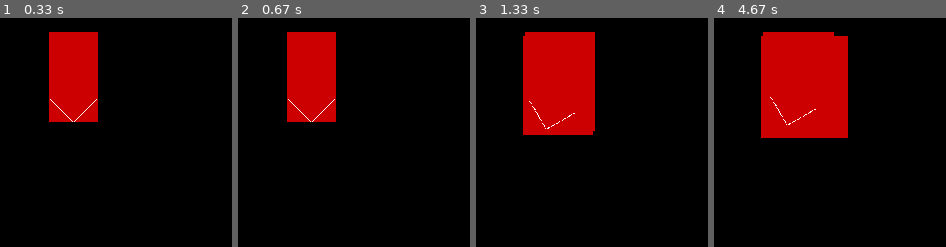
Above: before the commit, frames 1-4 (left to right).
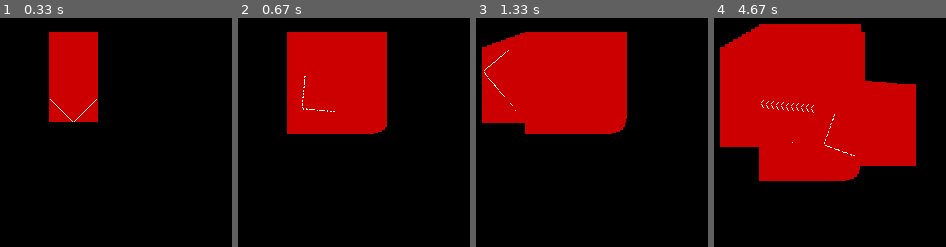
Above: after the commit, the same moments.

Repository: jancoufal/pyshards
Game: pygame game, started from pygame/moveable-rect.py
The game is run twice, just before and just after one commit, with the same random seed, the same clock (stepped at 60 frames per second) and the same inputs.
Inputs:
- Up to frame 1 (0.33 s): no input
- Up to frame 2 (0.67 s): hold Right from 0.33 s (still down)
- Up to frame 3 (1.33 s): release Right at 0.8 s; hold Up 0.83-1.13 s; hold Right from 1.17 s (still down)
- Up to frame 4 (4.67 s): release Right at 1.63 s; hold Left 1.67-2.2 s; hold Down 2.23-2.53 s; hold Left 2.57-2.97 s; hold Up 3-3.37 s; hold Right 3.4-4.03 s; hold Down 4.07-4.43 s; hold Left from 4.47 s (still down)

Frame 1 is identical in both runs. In frame 2, 11% of the frame differs, in the area x 21-65%, y 6-51%; in frame 3, 13%; in frame 4, 30%, in the area x 2-88%, y 2-72%.

Commit message:
we have a car now

Diff:
--- a/pygame/moveable-rect.py
+++ b/pygame/moveable-rect.py
@@ -20,31 +20,44 @@
 		position=Vector2d(*screen_rect.center),
 		direction=Vector2d(0, 5),
 		initial_rotation=0,
-		rotation_angle_step=15,
+		rotation_angle_step=5,
 	)
 
-	key_down_event = {
+	key_type_events = {
+		pygame.KEYDOWN: lambda _keys_pressed, _event: _keys_pressed.add(_event.key),
+		pygame.KEYUP: lambda _keys_pressed, _event: _keys_pressed.remove(_event.key),
+	}
+
+	keys_active = set()
+
+	key_mappings = {
 		pygame.K_UP: OrientedPoint2D.forward,
 		pygame.K_DOWN: OrientedPoint2D.backward,
 		pygame.K_LEFT: OrientedPoint2D.turn_left,
 		pygame.K_RIGHT: OrientedPoint2D.turn_right,
 	}
 
-	print(key_down_event)
+	timer = PrimitiveTimer(
+		timeout=25
+	)
 
 	while True:
-		for event in pygame.event.get():
+
+		if timer:
+
+			for key in keys_active:
+				if key in key_mappings.keys():
+					key_mappings[key](car_loc)
 
 			car_rot = pygame.transform.rotate(car_surf, car_loc.rotation_angle)
 			screen.blit(car_rot, car_loc.position.xy)
 
 			pygame.display.update()
 
-			# print(event)
-			print(car_loc)
+		for event in pygame.event.get():
 
-			if event.type == pygame.KEYDOWN and event.key in key_down_event.keys():
-				key_down_event[event.key](car_loc)
+			if event.type in key_type_events.keys():
+				key_type_events[event.type](keys_active, event)
 
 			if event.type == pygame.QUIT or (event.type == pygame.KEYDOWN and event.unicode == 'q'):
 				return
@@ -125,5 +138,25 @@
 		self._dir_actual = Vector2d.rotate(self._dir_initial, self._angle_actual)
 
 
+class PrimitiveTimer(object):
+	def __init__(self, timeout=250):
+		self._ticks = 0
+		self._timeout = timeout
+		self.reset()
+
+	@property
+	def ticks_elapsed(self):
+		return pygame.time.get_ticks() - self._ticks
+
+	def reset(self):
+		self._ticks = pygame.time.get_ticks()
+
+	def __bool__(self):
+		if self.ticks_elapsed > self._timeout:
+			self.reset()
+			return True
+		return False
+
+
 if __name__ == "__main__":
 	main()
